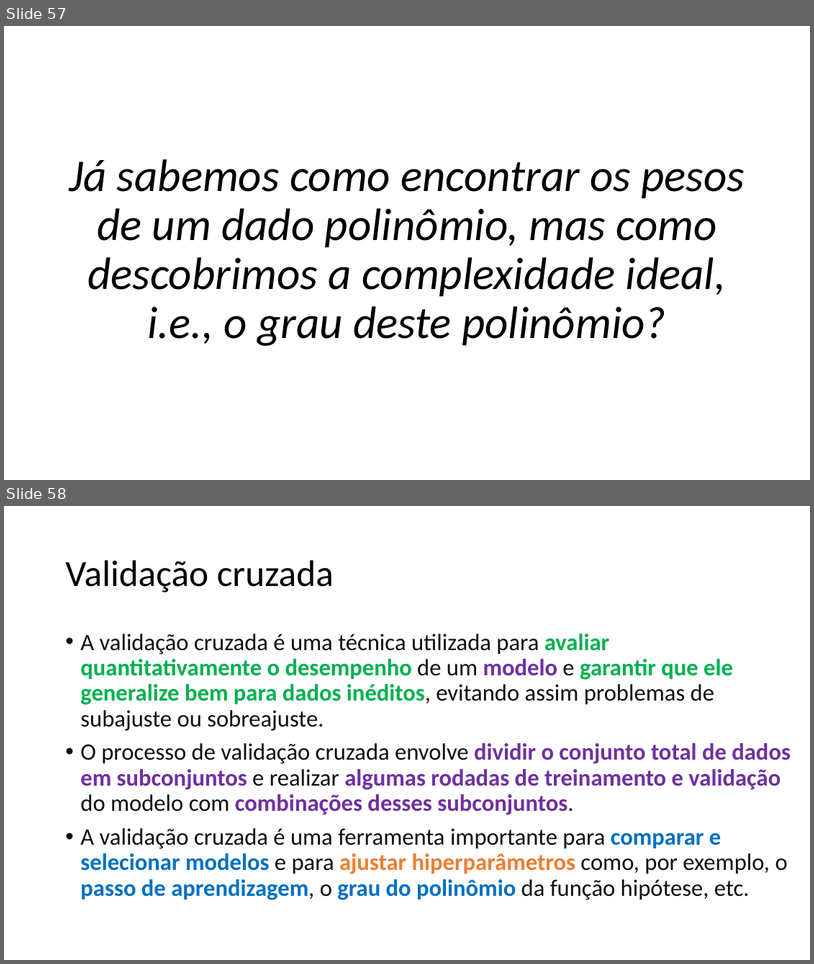
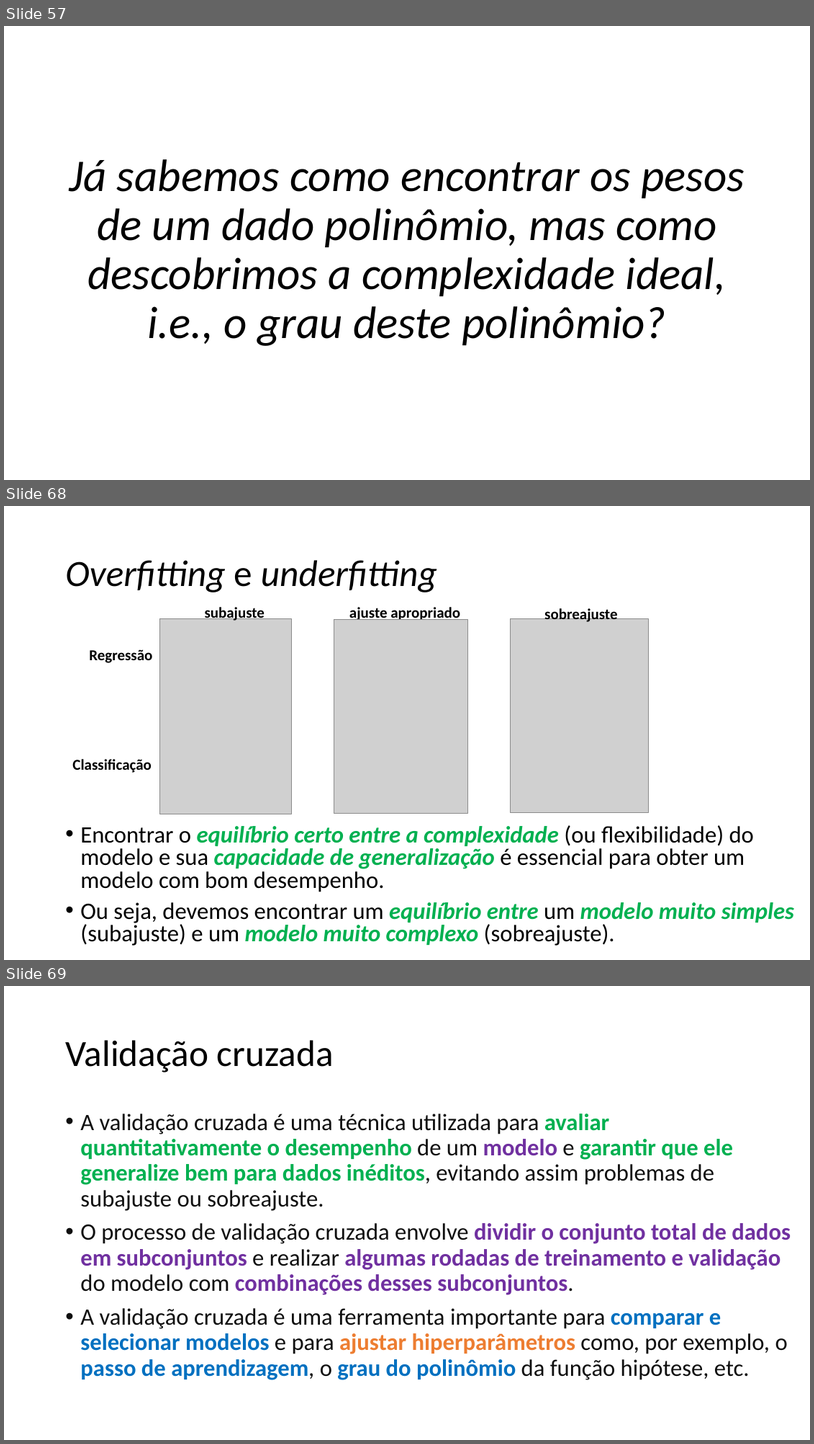
Before and after one commit to zz4fap/c24_inteligencia_artificial, a slide deck: slides/C24_Regressão.pptx. Shown one above the other, each under a label of ours: slides 57 and 58 before the commit, slides 57, 68 and 69 after it; the slides between them are not shown. The pictures are 814x964 and 814x1444 pixels, drawn with LibreOffice and Linux fonts; fonts in the diff are those of the drawing; grey boxes stand for pictures. Boxes give left, top, right and bottom in pixels: in the first picture for what was removed or moved away, otherwise in the second. Text is boxed around its words. In the diff, an @@ line names an element or a change of style, - is before the commit and + after.

```diff
--- a/slides/C24_Regressão.pptx
+++ b/slides/C24_Regressão.pptx
@@ slide 68 added at [4,506,810,960], background #FFFFFF @@
@@ title added at [65,560,437,592], 44 pt, text #000000, italic @@
+Overfitting e underfitting
@@ text added at [205,605,265,620], 18 pt, text #000000, bold @@
+subajuste
@@ text added at [350,605,460,620], 18 pt, text #000000, bold @@
+ajuste apropriado
@@ text added at [545,607,617,622], 18 pt, text #000000, bold @@
+sobreajuste
@@ picture added at [160,618,291,813] @@
@@ picture added at [334,619,468,813] @@
@@ picture added at [511,618,649,812] @@
@@ text added at [89,649,152,663], 18 pt, text #000000, bold @@
+Regressão
@@ text added at [72,759,151,772], 18 pt, text #000000, bold @@
+Classificação
@@ text added at [80,825,795,945], 28 pt, text #000000 @@
+• Encontrar o equilíbrio certo entre a complexidade (ou flexibilidade) do modelo e sua capacidade de generalização é essencial para obter um modelo com bom desempenho.
+• Ou seja, devemos encontrar um equilíbrio entre um modelo muito simples (subajuste) e um modelo muito complexo (sobreajuste).
@@ what was slide 58 is now slide 69 @@
```
Also in this commit, not shown: 1 slide changed, 9 other slides added, 1 slide removed, 1 other file.
